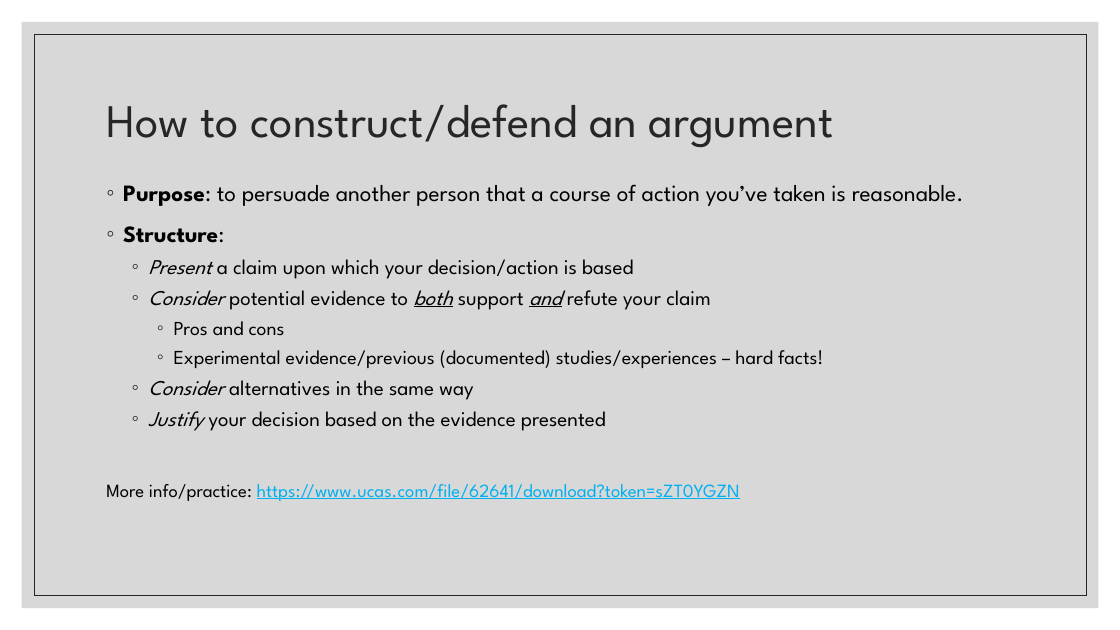
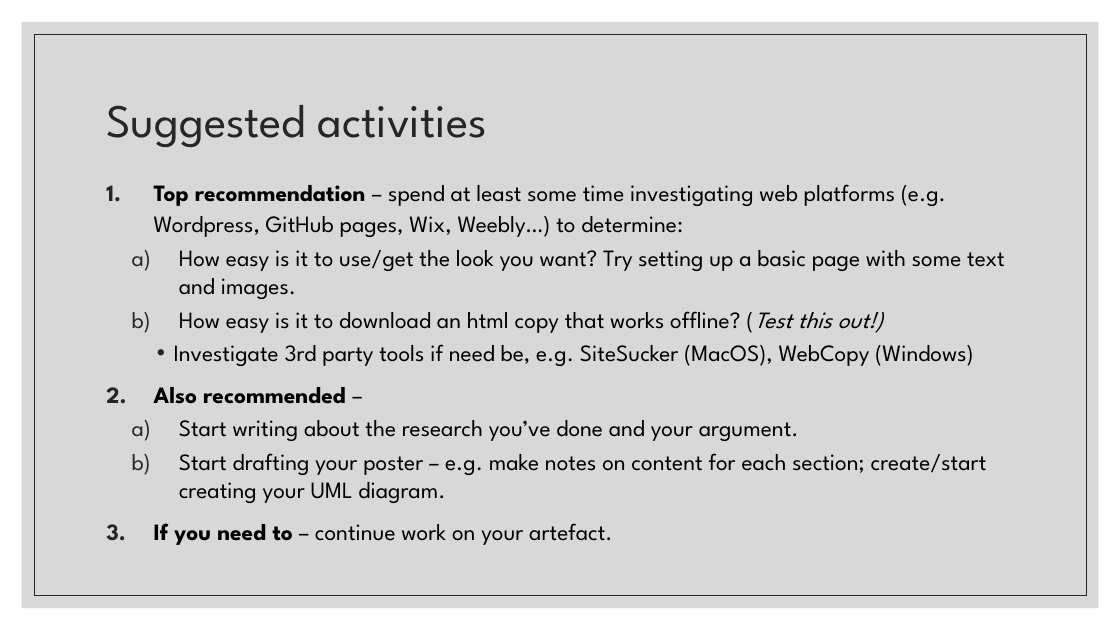
Before and after one commit to Falmouth-Games-Academy/COMP2x0-workshop-slides, a slide deck: slide 4 of COMP2x0-portfolio-workshop-04.pptx. Drawn at 1120x630 pixels with LibreOffice and Linux fonts; fonts in the diff are those of the drawing. Boxes give left, top, right and bottom in pixels: in the first picture for what was removed or moved away, otherwise in the second. Text is boxed around its words. In the diff, an @@ line names an element or a change of style, - is before the commit and + after.

```diff
--- a/COMP2x0-portfolio-workshop-04.pptx
+++ b/COMP2x0-portfolio-workshop-04.pptx
@@ title at [106, 105, 487, 147]: text changed @@
-How to construct/defend an argument
+Suggested activities
@@ text at [154, 184, 1005, 545]: text changed; size 18 to 20 pt @@
-◦ Purpose: to persuade another person that a course of action you’ve taken is reasonable.
-◦ Structure:
-  ◦ Present a claim upon which your decision/action is based
-  ◦ Consider potential evidence to both support and refute your claim
-    ◦ Pros and cons
-    ◦ Experimental evidence/previous (documented) studies/experiences – hard facts!
-  ◦ Consider alternatives in the same way
-  ◦ Justify your decision based on the evidence presented
-More info/practice: https://www.ucas.com/file/62641/download?token=sZT0YGZN
+1. Top recommendation – spend at least some time investigating web platforms (e.g. Wordpress, GitHub pages, Wix, Weebly…) to determine:
+  a) How easy is it to use/get the look you want? Try setting up a basic page with some text and images.
+  b) How easy is it to download an html copy that works offline? (Test this out!)
+    • Investigate 3rd party tools if need be, e.g. SiteSucker (MacOS), WebCopy (Windows)
+2. Also recommended –
+  a) Start writing about the research you’ve done and your argument.
+  b) Start drafting your poster – e.g. make notes on content for each section; create/start creating your UML diagram.
+3. If you need to – continue work on your artefact.
```
Also in this commit, not shown: 2 other files.
